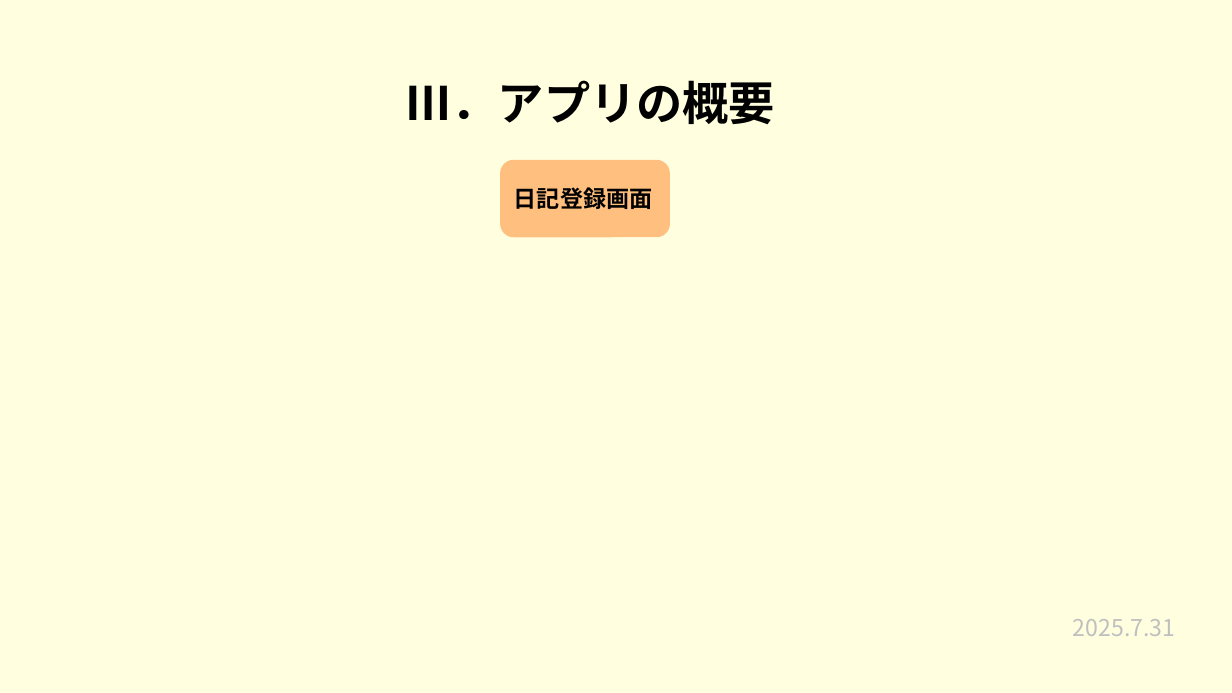
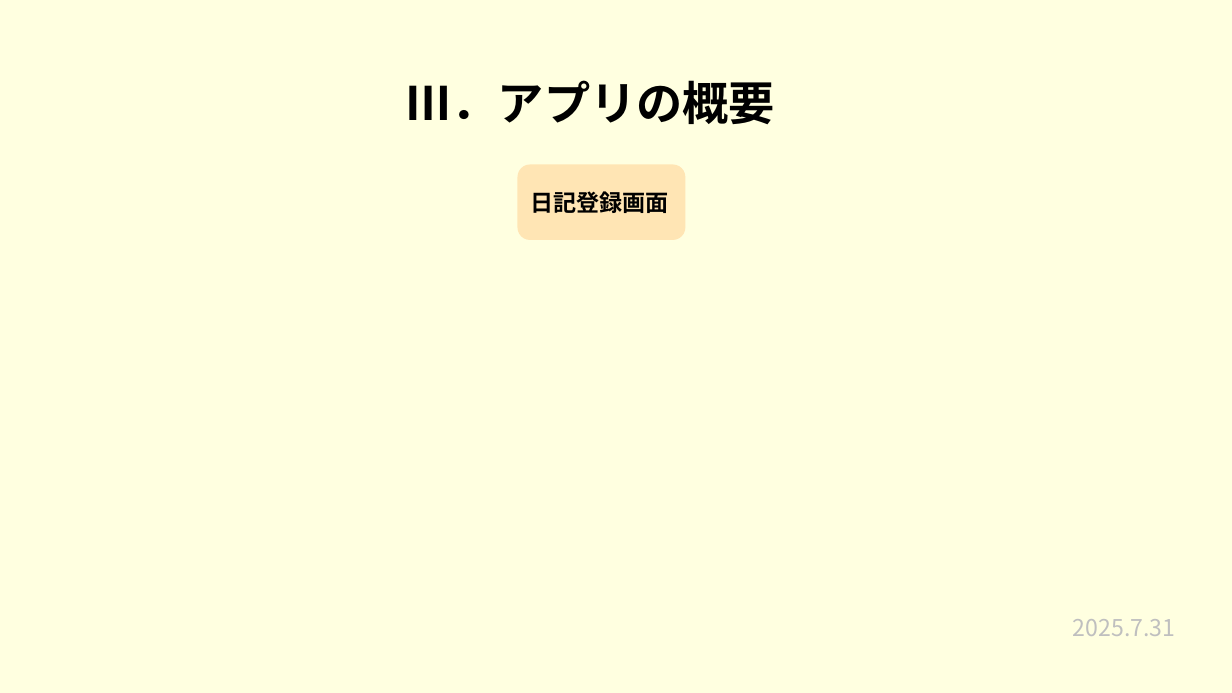
Before and after one commit to plusdojo2025/a2-7, a slide deck: slide 9 of 発表準備/7月成果発表会.pptx. Drawn at 1232x693 pixels with LibreOffice and Linux fonts; fonts in the diff are those of the drawing. Boxes give left, top, right and bottom in pixels: in the first picture for what was removed or moved away, otherwise in the second. Text is boxed around its words. In the diff, an @@ line names an element or a change of style, - is before the commit and + after.

```diff
--- a/発表準備/7月成果発表会.pptx
+++ b/発表準備/7月成果発表会.pptx
@@ rounded rectangle "日記登録画面": place and size @@
-rounded rectangle "日記登録画面" at box(501, 161, 669, 237)
+rounded rectangle "日記登録画面" at box(518, 165, 686, 240)
@@ rounded rectangle "日記登録画面" at box(518, 165, 686, 240): fill #FFBF7F to #FFE5B4; outline #FFBF7F 1.5 pt to none @@
```
Also in this commit, not shown: 7 other slides changed.
